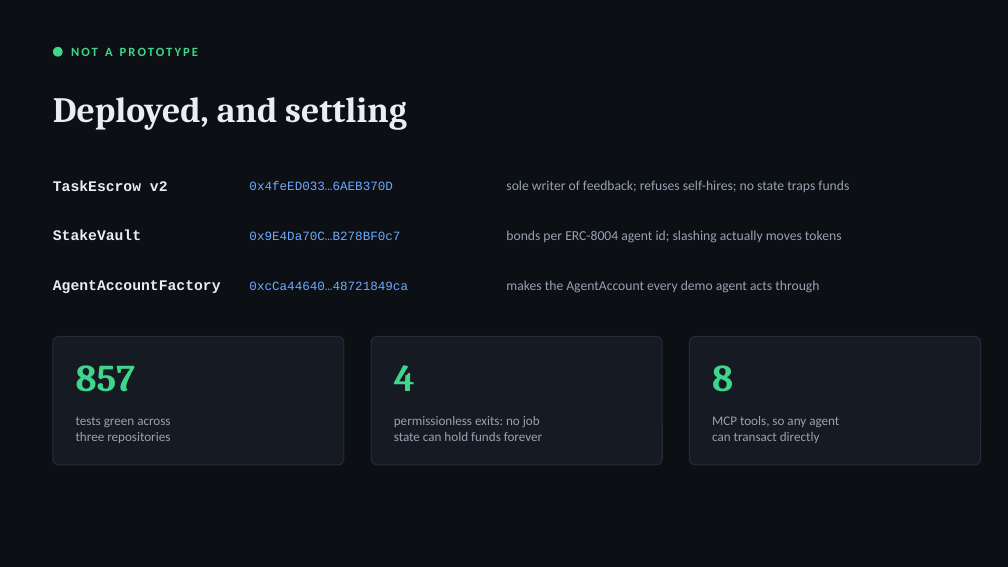
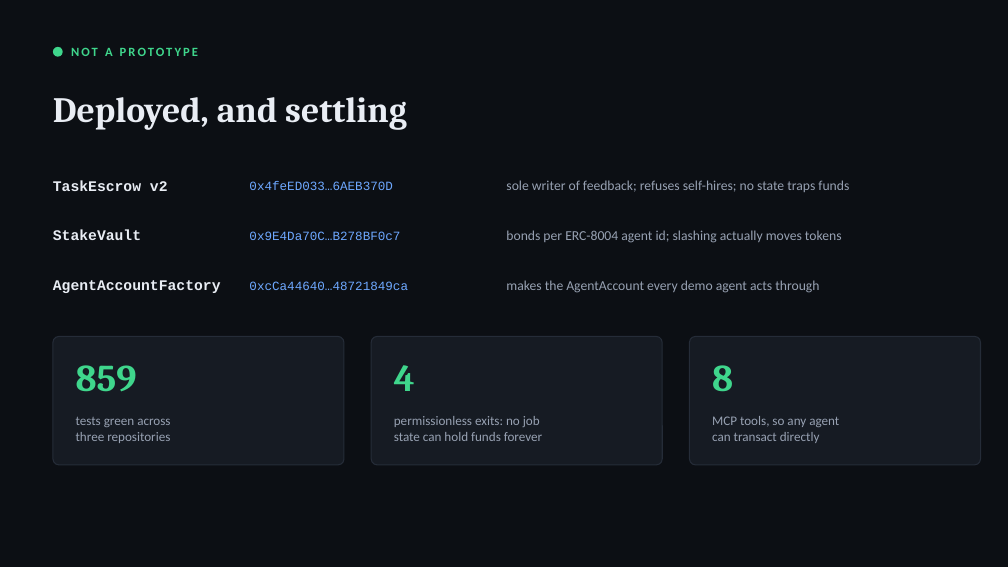
Before and after one commit to gopaltalaviya/agentx-docs, a slide deck: slide 5 of docs/deck/agentx.pptx. Drawn at 1008x567 pixels with LibreOffice and Linux fonts; fonts in the diff are those of the drawing. Boxes give left, top, right and bottom in pixels: in the first picture for what was removed or moved away, otherwise in the second. Text is boxed around its words. In the diff, an @@ line names an element or a change of style, - is before the commit and + after.

```diff
--- a/docs/deck/agentx.pptx
+++ b/docs/deck/agentx.pptx
@@ text at box(76, 365, 137, 392): text changed @@
-857
+859
```
Also in this commit, not shown: 7 other files.
